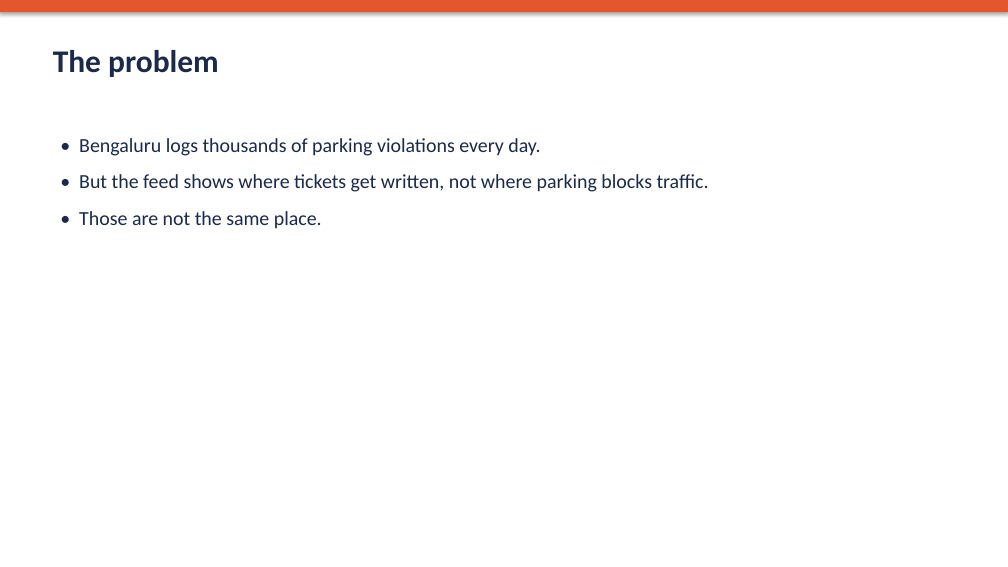
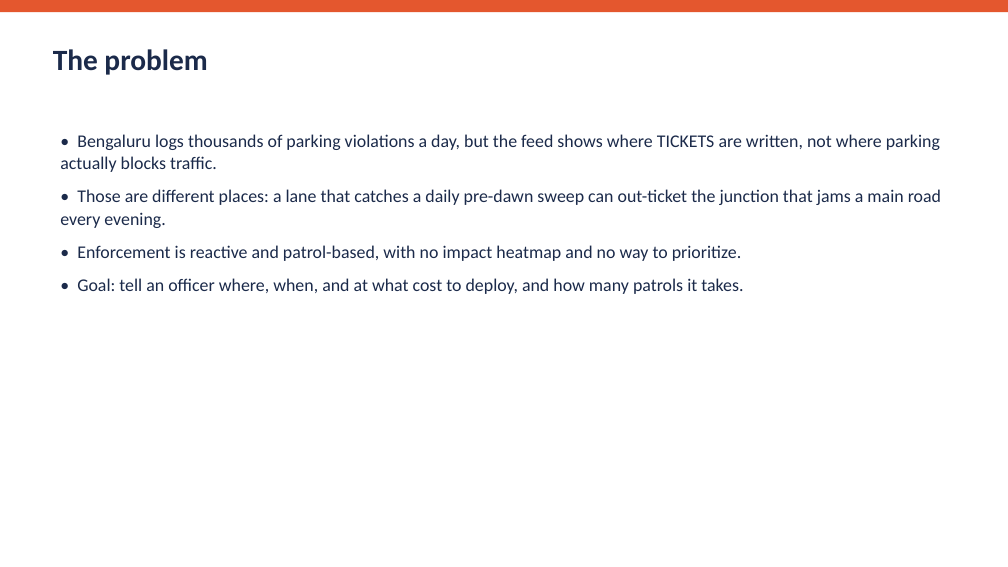
Before and after one commit to senku14x/Flipkart-Gridlock, a slide deck: slide 2 of submission/ParkPulse_Pitch_Deck.pptx. Drawn at 1008x567 pixels with LibreOffice and Linux fonts; fonts in the diff are those of the drawing. Boxes give left, top, right and bottom in pixels: in the first picture for what was removed or moved away, otherwise in the second. Text is boxed around its words. In the diff, an @@ line names an element or a change of style, - is before the commit and + after.

```diff
--- a/submission/ParkPulse_Pitch_Deck.pptx
+++ b/submission/ParkPulse_Pitch_Deck.pptx
@@ rectangle at box(0, 0, 1008, 12): shadow off @@
@@ text "The problem" at box(53, 49, 207, 75): size 30 to 28 pt @@
@@ text at box(60, 134, 941, 294): text changed; size 19 to 17 pt @@
-• Bengaluru logs thousands of parking violations every day.
-• But the feed shows where tickets get written, not where parking blocks traffic.
-• Those are not the same place.
+• Bengaluru logs thousands of parking violations a day, but the feed shows where TICKETS are written, not where parking actually blocks traffic.
+• Those are different places: a lane that catches a daily pre-dawn sweep can out-ticket the junction that jams a main road every evening.
+• Enforcement is reactive and patrol-based, with no impact heatmap and no way to prioritize.
+• Goal: tell an officer where, when, and at what cost to deploy, and how many patrols it takes.
```
Also in this commit, not shown: 4 other slides changed, 11 slides added, 8 slides removed, 1 other file.
